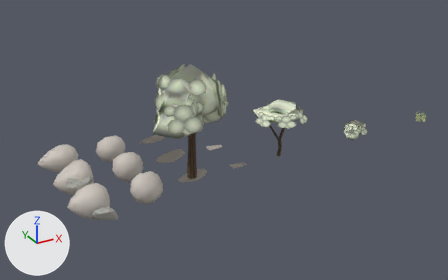
A saved change to the Blender file blender/kit.blend.
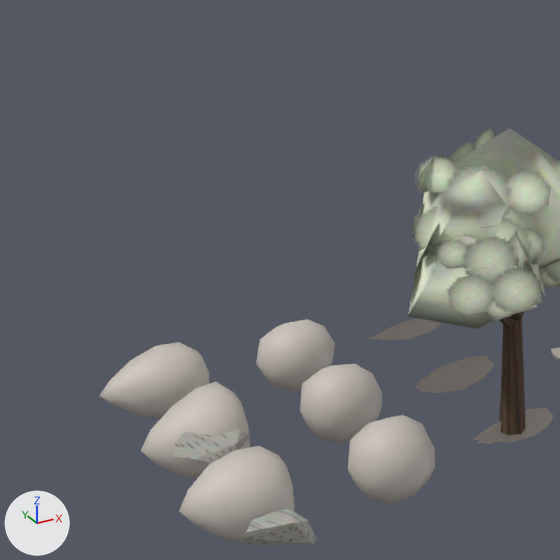
Old and new are each drawn whole from a camera (50 mm lens) standing at (-7.9, -29.1, 16.4) and looking at (10.4, 4.1, -0.2) and again close up on the part from 0% to 47% of the width and 6% to 81% of the height. Every picture has the same lights, and +X, +Y and +Z are marked at lower left. The older version's two pictures come first.

The older version as bpy lines, for what is in view:
```python
me_ave_ala = bpy.data.meshes.new('ave_ala')
me_ave_ala.from_pydata(...)  # 14 vertices, 12 faces; spans x -1.35..0.65, y 0.0..0.06, z -0.32..0.4
me_ave_ala.polygons.foreach_set('use_smooth', [True] * 12)
me_ave_ala.materials.append(mat_ave_ala)  # grey #aaa299
me_gaviota_cuerpo = bpy.data.meshes.new('gaviota_cuerpo')
me_gaviota_cuerpo.from_pydata(...)  # 42 vertices, 48 faces; spans x -1.45..1.1, y -0.73..0.73, z -0.81..0.81
me_gaviota_cuerpo.polygons.foreach_set('use_smooth', [True] * 48)
me_gaviota_cuerpo.materials.append(mat_ave_gris)  # light grey #cbc4bc
me_paloma_ala = bpy.data.meshes.new('paloma_ala')
me_paloma_ala.from_pydata(...)  # 10 vertices, 8 faces; spans x -1.38..0.65, y 0.0..0.07, z -0.36..0.45
me_paloma_ala.polygons.foreach_set('use_smooth', [True] * 8)
me_paloma_ala.materials.append(mat_ave_ala)  # grey #aaa299
ob_ave_ala = bpy.data.objects.new('ave_ala', me_ave_ala)
ob_ave_ala.location = (6.4, 0.0, 0.0)
ob_gaviota_cuerpo = bpy.data.objects.new('gaviota_cuerpo', me_gaviota_cuerpo)
ob_gaviota_cuerpo.location = (0.0, 6.0, 0.0)
ob_paloma_ala = bpy.data.objects.new('paloma_ala', me_paloma_ala)
ob_paloma_ala.location = (6.4, 3.0, 0.0)
# also in view: 'gaviota_ala' at (6.1, 6.0, 0.0); 'ave_cuerpo' at (-0.2, 0.0, 0.0); 'ave_cabeza' at (3.2, 0.0, 0.1); 'arbol_copa_tronco' at (6.1, 0.0, 1.8); 'arbol_copa_copa' at (6.1, 0.0, 4.8)
```
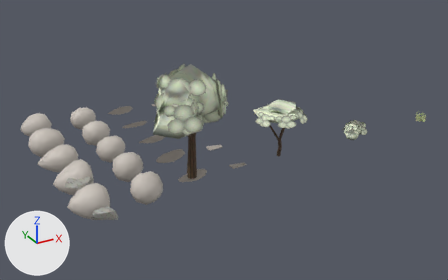
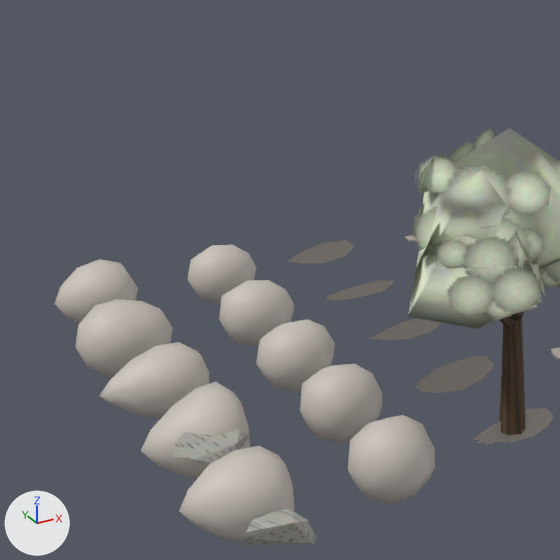
Boxes [x1, y1, x2, y2] around the edits, measured in the close-ups (560 x 560 px):
'pinguino_cuerpo', added
    after: [75, 299, 173, 378]
'pinguino_cabeza', added
    after: [219, 280, 294, 347]
'flamenco_cuerpo', added
    after: [54, 259, 138, 323]
'flamenco_cabeza', added
    after: [187, 245, 256, 304]
'flamenco_ala', added
    after: [287, 240, 355, 264]
'pinguino_ala', added
    after: [326, 280, 394, 301]
'flamenco_cola', added
    after: [405, 235, 416, 242]

The change, as a diff of the scene's bpy script:
```diff
--- a/blender/kit.blend.py
+++ b/blender/kit.blend.py
@@ me_flamenco_cola @@
+me_flamenco_cola.from_pydata([(0.0, 0.14, 0.02), (-1.0, 0.2, 0.028), (-1.0, -0.2, 0.028), (0.0, -0.14, 0.02), (-1.0, 0.2, -0.012), (0.0, 0.14, -0.02), (0.0, -0.14, -0.02), (-1.0, -0.2, -0.012)], [], [(1, 3, 0), (1, 2, 3), (4, 5, 6), (4, 6, 7), (3, 2, 7, 6), (1, 0, 5, 4), (2, 1, 4, 7), (0, 3, 6, 5)])
+me_flamenco_cola.polygons.foreach_set('use_smooth', [True] * 8)
+me_flamenco_cola.materials.append(mat_ave_ala)  # grey #aaa299
@@ me_flamenco_ala @@
+me_flamenco_ala.from_pydata([(0.65, 0.06, 0.05), (0.4, 0.03, 0.3), (-0.3, 0.01, 0.34), (-0.9, 0.01, 0.2), (-1.35, 0.0, 0.0), (-0.95, 0.01, -0.14), (-0.3, 0.02, -0.26), (0.35, 0.04, -0.18)], [], [(1, 2, 5), (7, 0, 1), (2, 3, 4), (6, 7, 1), (2, 4, 5), (5, 6, 1)])
+me_flamenco_ala.polygons.foreach_set('use_smooth', [True] * 6)
+me_flamenco_ala.materials.append(mat_ave_ala)  # grey #aaa299
@@ me_flamenco_cabeza @@
+me_flamenco_cabeza.from_pydata(...)  # 30 vertices, 35 faces; spans x -0.9..1.0, y -0.72..0.72, z -0.75..0.83
+me_flamenco_cabeza.polygons.foreach_set('use_smooth', [True] * 35)
+me_flamenco_cabeza.materials.append(mat_ave_gris)  # light grey #cbc4bc
@@ me_flamenco_cuerpo @@
+me_flamenco_cuerpo.from_pydata(...)  # 34 vertices, 40 faces; spans x -1.15..1.0, y -0.74..0.74, z -0.79..0.87
+me_flamenco_cuerpo.polygons.foreach_set('use_smooth', [True] * 40)
+me_flamenco_cuerpo.materials.append(mat_ave_gris)  # light grey #cbc4bc
@@ me_pinguino_ala @@
+me_pinguino_ala.from_pydata([(0.6, 0.03, 0.1), (0.2, 0.02, 0.2), (-0.6, 0.01, 0.17), (-1.2, 0.0, 0.08), (-1.35, 0.0, -0.02), (-1.1, 0.0, -0.12), (-0.4, 0.01, -0.16), (0.3, 0.02, -0.12)], [], [(1, 5, 2), (7, 1, 0), (2, 4, 3), (6, 1, 7), (2, 5, 4), (5, 1, 6)])
+me_pinguino_ala.polygons.foreach_set('use_smooth', [True] * 6)
+me_pinguino_ala.materials.append(mat_ave_ala)  # grey #aaa299
@@ me_pinguino_cabeza @@
+me_pinguino_cabeza.from_pydata(...)  # 30 vertices, 35 faces; spans x -0.95..1.02, y -0.8..0.8, z -0.8..0.88
+me_pinguino_cabeza.polygons.foreach_set('use_smooth', [True] * 35)
+me_pinguino_cabeza.materials.append(mat_ave_gris)  # light grey #cbc4bc
@@ me_pinguino_cuerpo @@
+me_pinguino_cuerpo.from_pydata(...)  # 42 vertices, 48 faces; spans x -1.3..1.08, y -0.83..0.83, z -0.88..0.88
+me_pinguino_cuerpo.polygons.foreach_set('use_smooth', [True] * 48)
+me_pinguino_cuerpo.materials.append(mat_ave_gris)  # light grey #cbc4bc
@@ ob_flamenco_cola @@
+ob_flamenco_cola = bpy.data.objects.new('flamenco_cola', me_flamenco_cola)
+ob_flamenco_cola.location = (9.6, 12.0, 0.0)
@@ ob_flamenco_ala @@
+ob_flamenco_ala = bpy.data.objects.new('flamenco_ala', me_flamenco_ala)
+ob_flamenco_ala.location = (6.4, 12.0, 0.0)
@@ ob_flamenco_cabeza @@
+ob_flamenco_cabeza = bpy.data.objects.new('flamenco_cabeza', me_flamenco_cabeza)
+ob_flamenco_cabeza.location = (3.2, 12.0, 0.0)
@@ ob_flamenco_cuerpo @@
+ob_flamenco_cuerpo = bpy.data.objects.new('flamenco_cuerpo', me_flamenco_cuerpo)
+ob_flamenco_cuerpo.location = (0.0, 12.0, 0.0)
@@ ob_pinguino_ala @@
+ob_pinguino_ala = bpy.data.objects.new('pinguino_ala', me_pinguino_ala)
+ob_pinguino_ala.location = (6.4, 9.0, 0.0)
@@ ob_pinguino_cabeza @@
+ob_pinguino_cabeza = bpy.data.objects.new('pinguino_cabeza', me_pinguino_cabeza)
+ob_pinguino_cabeza.location = (3.2, 9.0, 0.0)
@@ ob_pinguino_cuerpo @@
+ob_pinguino_cuerpo = bpy.data.objects.new('pinguino_cuerpo', me_pinguino_cuerpo)
+ob_pinguino_cuerpo.location = (0.0, 9.0, 0.0)
```
